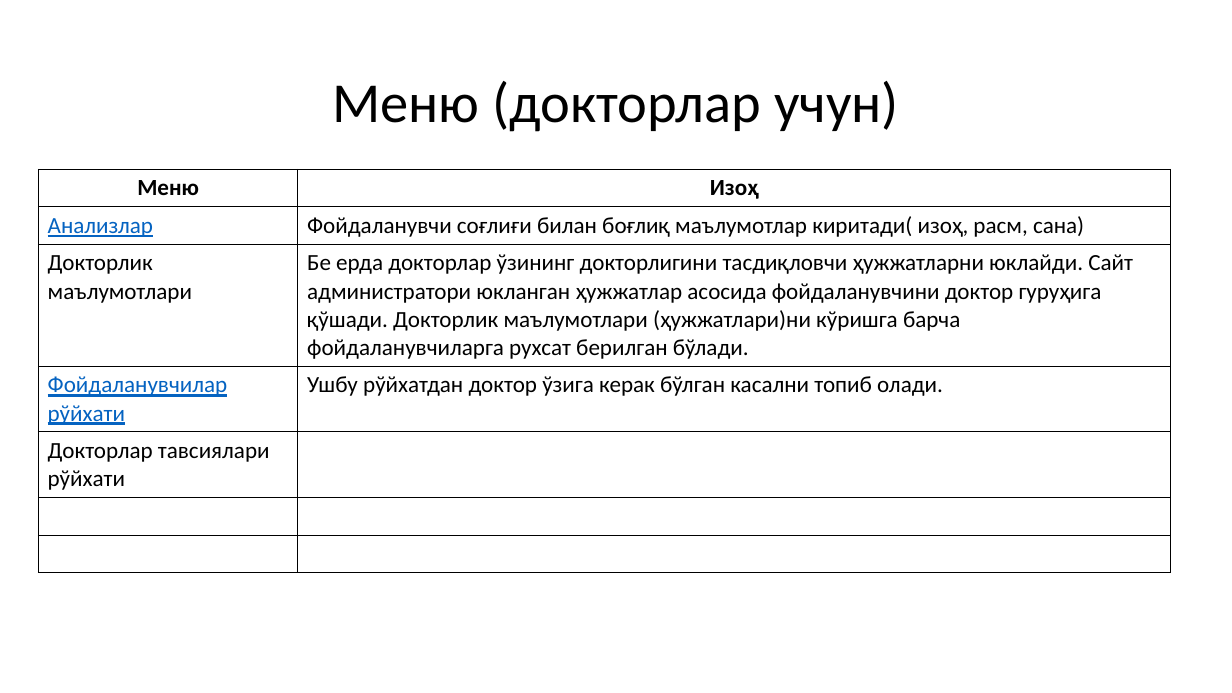
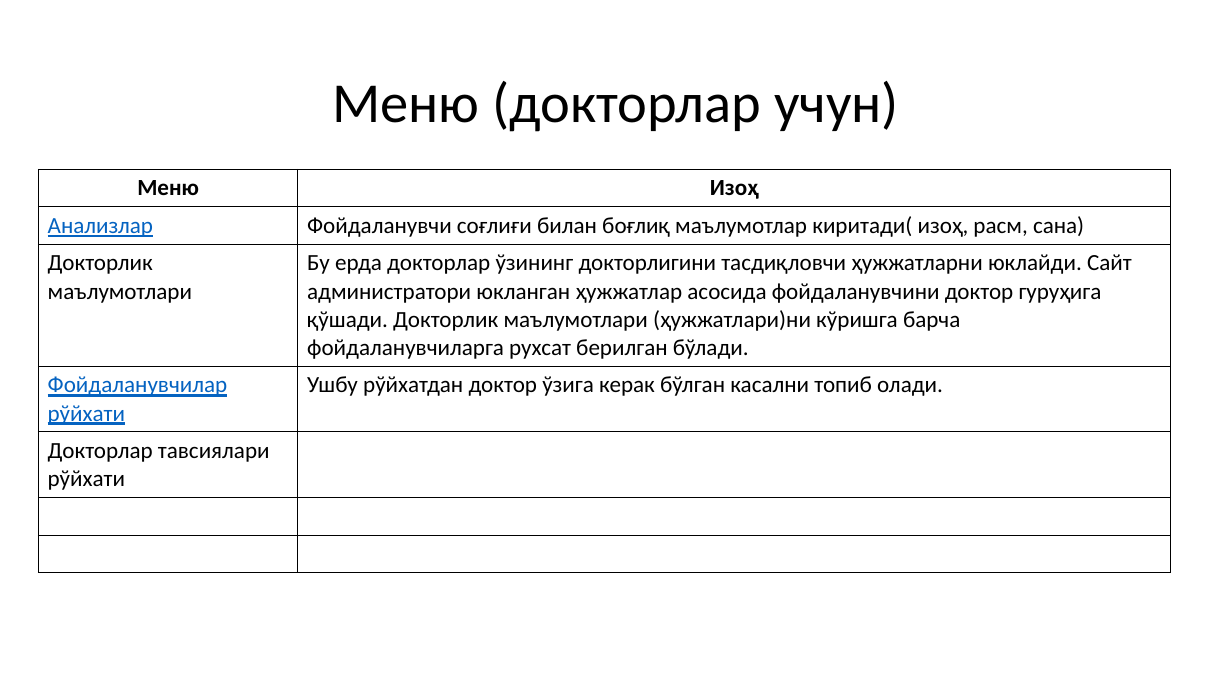
Before and after one commit to ruslanbek05/mkarta.uz, a slide deck: slide 6 of Presentation/mkarta.uz Technical requirement presentation — uzb.pptx. Drawn at 1232x693 pixels with LibreOffice and Linux fonts; fonts in the diff are those of the drawing. Boxes give left, top, right and bottom in pixels: in the first picture for what was removed or moved away, otherwise in the second. Text is boxed around its words. In the diff, an @@ line names an element or a change of style, - is before the commit and + after.

Commit message:
ТЗ рус pptx

```diff
--- a/Presentation/mkarta.uz Technical requirement presentation — uzb.pptx
+++ b/Presentation/mkarta.uz Technical requirement presentation — uzb.pptx
@@ table at <box>39,169,1172,567</box> @@
-row 3, column 2: Бе ерда докторлар ўзининг докторлигини тасдиқловчи ҳужжатларни юклайди. Сайт администратори юкланган ҳужжатлар асосида фойдаланувчини доктор гуруҳига қўшади. Докторлик маълумотлари (ҳужжатлари)ни кўришга барча фойдаланувчиларга рухсат берилган бўлади.
+row 3, column 2: Бу ерда докторлар ўзининг докторлигини тасдиқловчи ҳужжатларни юклайди. Сайт администратори юкланган ҳужжатлар асосида фойдаланувчини доктор гуруҳига қўшади. Докторлик маълумотлари (ҳужжатлари)ни кўришга барча фойдаланувчиларга рухсат берилган бўлади.
```
Also in this commit, not shown: 1 other slide changed, 1 other file.
